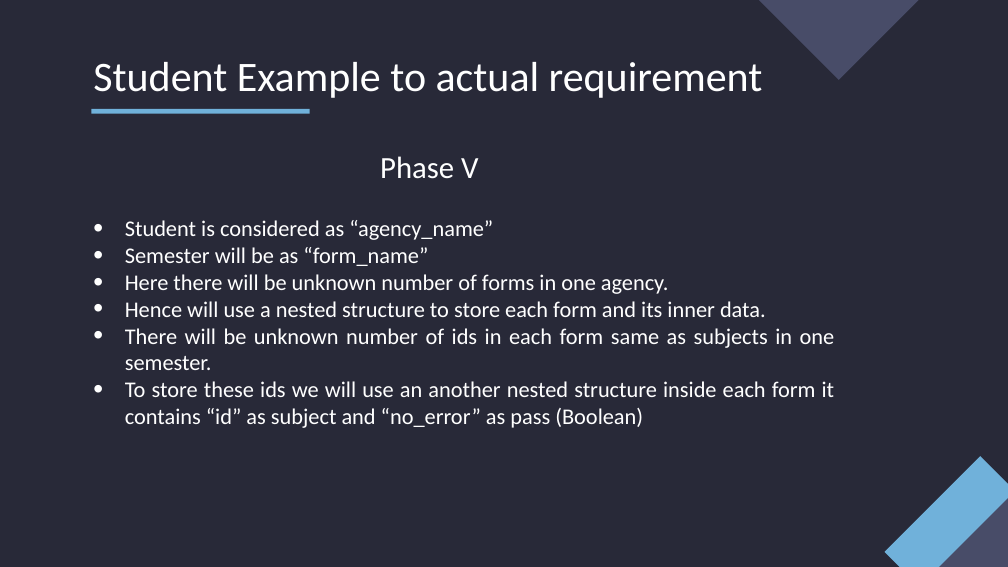
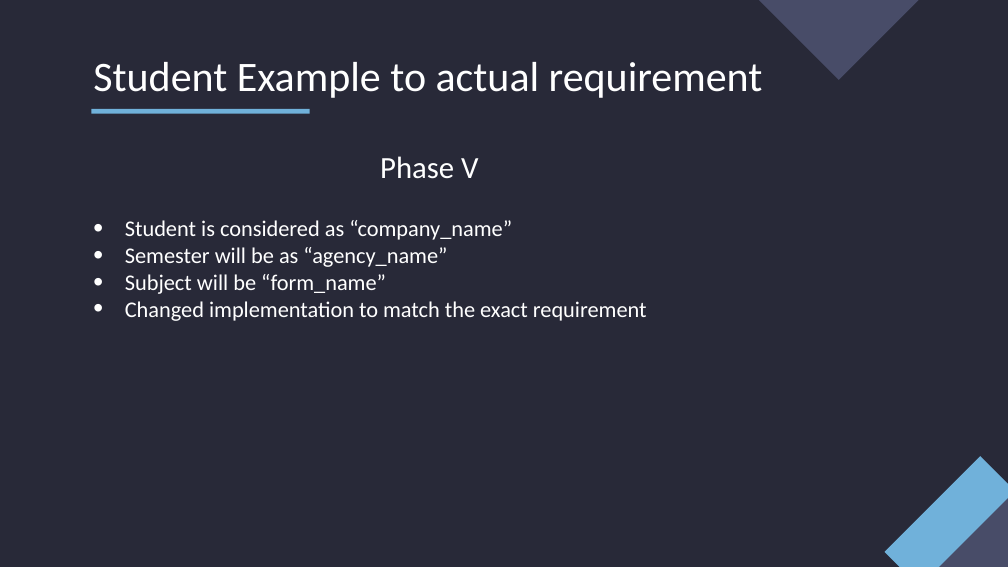
Before and after one commit to mehar-srinivas-chowdari/git-learning, a slide deck: slide 13 of Internship.pptx (slide 9 before the commit). Drawn at 1008x567 pixels with LibreOffice and Linux fonts; fonts in the diff are those of the drawing. Boxes give left, top, right and bottom in pixels: in the first picture for what was removed or moved away, otherwise in the second. Text is boxed around its words. In the diff, an @@ line names an element or a change of style, - is before the commit and + after.

```diff
--- a/Internship.pptx
+++ b/Internship.pptx
@@ text at [125,220,647,321]: text changed @@
-  • Student is considered as “agency_name”
-  • Semester will be as “form_name”
-  • Here there will be unknown number of forms in one agency.
-  • Hence will use a nested structure to store each form and its inner data.
-  • There will be unknown number of ids in each form same as subjects in one semester.
-  • To store these ids we will use an another nested structure inside each form it contains “id” as subject and “no_error” as pass (Boolean)
+  • Student is considered as “company_name”
+  • Semester will be as “agency_name”
+  • Subject will be “form_name”
+  • Changed implementation to match the exact requirement
```
Also in this commit, not shown: 6 other slides changed, 5 slides added.
